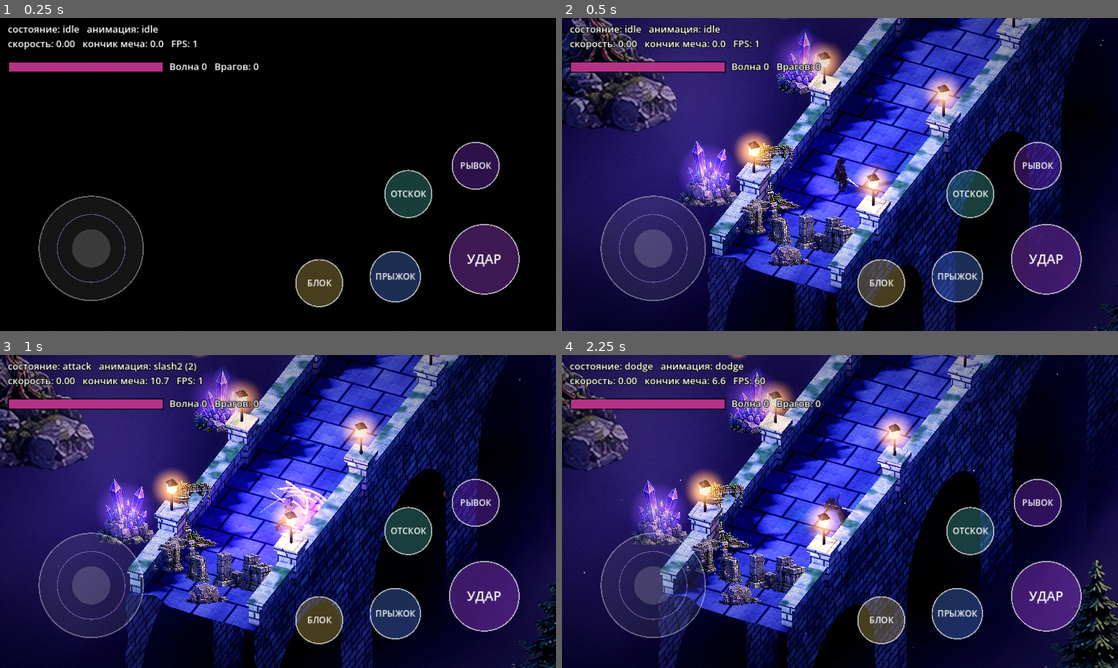
Above: before the commit, frames 1-4 (two rows, left to right).
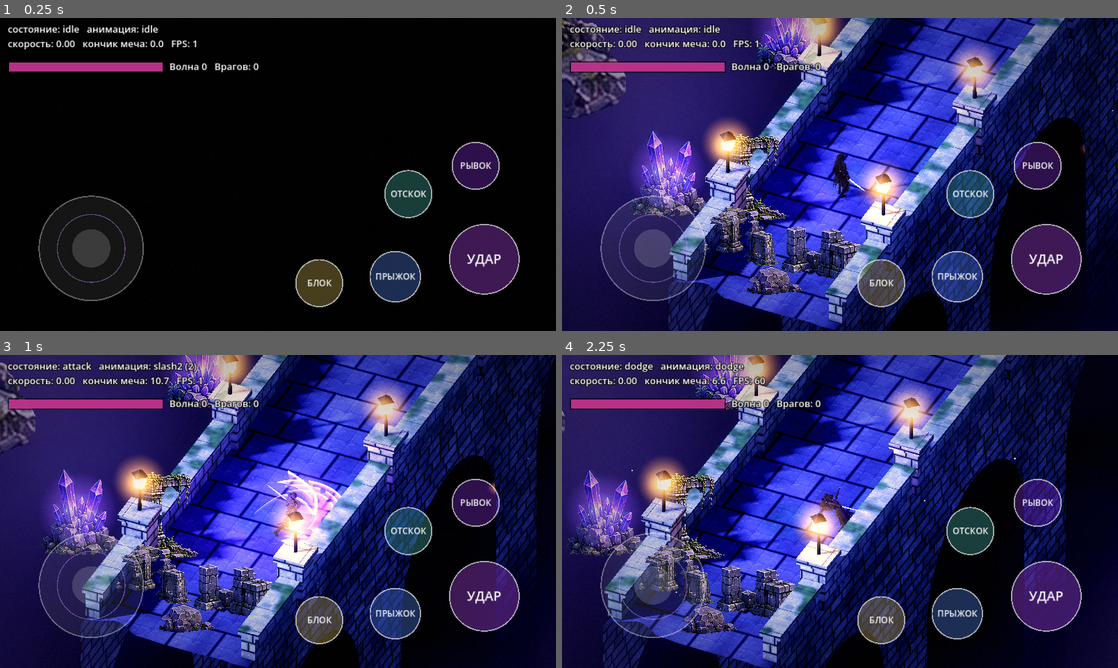
Above: after the commit, the same moments.

Repository: Masuku4129/Game
Game: Godot game, scene res://main.tscn
Same seed, same stepped clock (60 frames per second), same inputs: the game is played once before the commit and once after it.
Inputs (mouse positions are in pixels of both pictures, inside the frame that each line leads up to):
- Up to frame 1 (0.25 s): no input
- Up to frame 2 (0.5 s): no input
- Up to frame 3 (1 s): tap Enter at 0.5 s; move the mouse to (400, 495) at 0.52 s; hold D from 0.53 s (still down); tap J at 0.6 s; click (400, 495) at 0.67 s; tap Space at 0.77 s
- Up to frame 4 (2.25 s): release D at 1.25 s; drag from (728, 527) to (812, 574) at 1.27 s; move the mouse to (895, 442) at 2.02 s; hold D from 2.03 s (still down); tap U at 2.1 s

Frame 1 is identical in both runs. In frame 2, 57% of the frame differs, in the area x 0-100%, y 0-100%; in frame 3, 60%; in frame 4, 62%.

Commit message:
Bring combat camera closer for landscape mobile readability

Diff:
--- a/kira_3d_test/main.gd
+++ b/kira_3d_test/main.gd
@@ -14,9 +14,9 @@
 const TURN_SPEED := 14.0
 const BLEND := 0.12
 # камера: закреплена сверху под 40 градусов, без вращения
-const CAM_DIST := 60.0
+const CAM_DIST := 24.0
 const CAM_PITCH := 36.0
-const CAM_ORTHO := 15.0         # высота кадра в метрах: изометрия как в 2D-играх
+const CAM_ORTHO := 11.5       # ближе: читаемый персонаж и окружение на мобильном
 const MAX_HP := 100.0
 const WAVE_PAUSE := 3.0
 # Положение катаны в системе правой кисти (прямой хват, под анимации)
